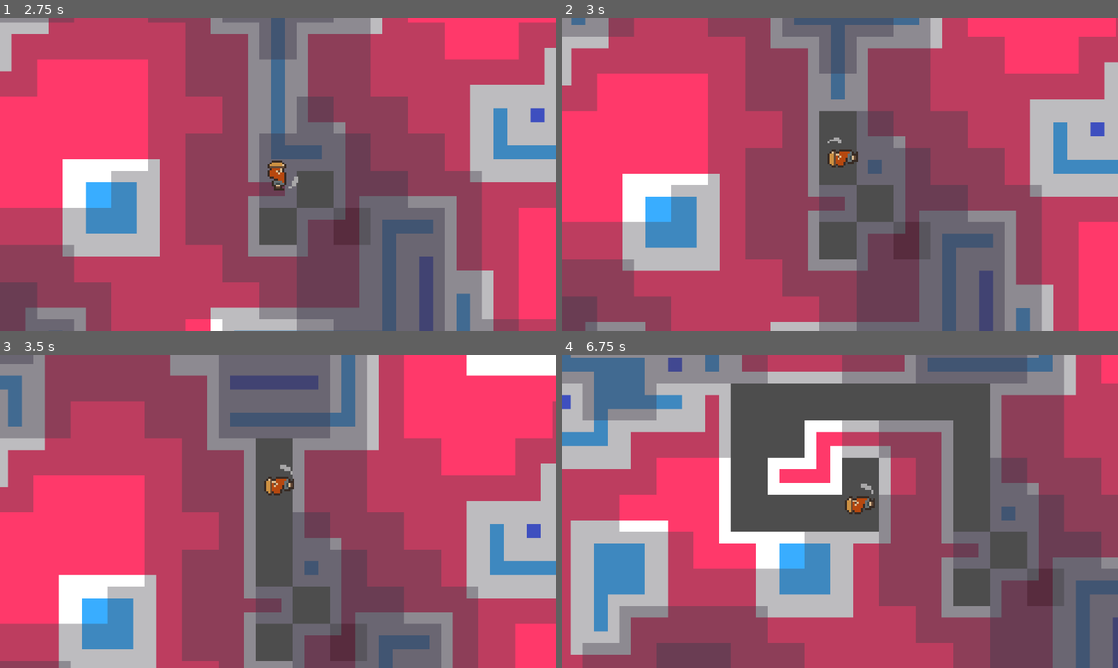
Above: before the commit, frames 1-4 (two rows, left to right).
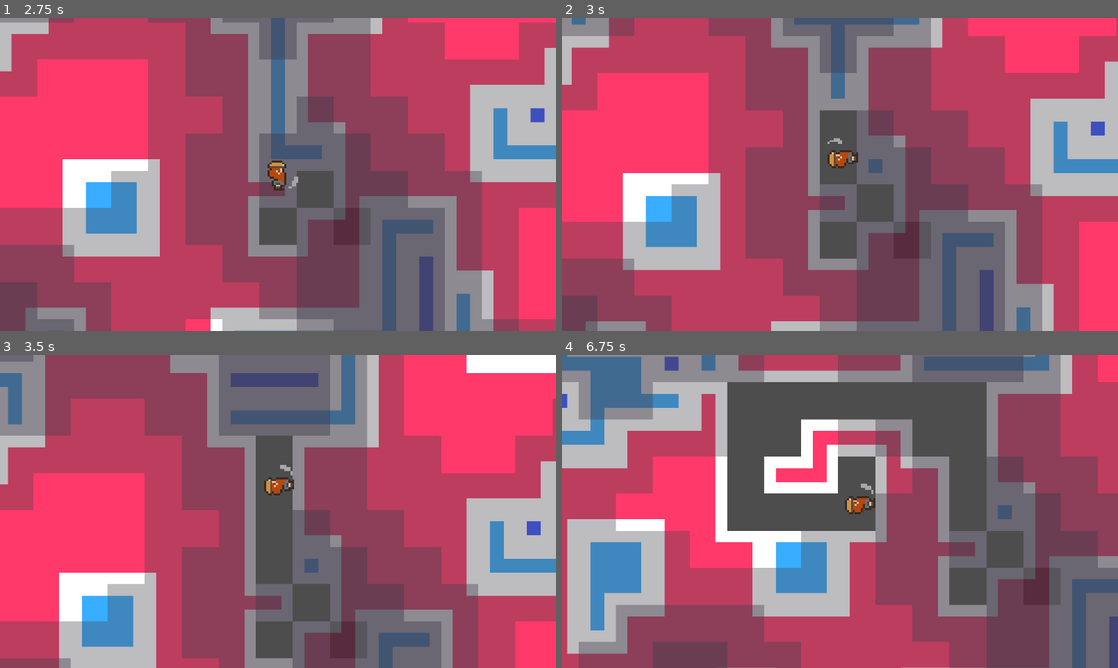
Above: after the commit, the same moments.

Repository: VileOar/ludum-dare-57
Game: Godot game, scene res://levels/main_level.tscn
Same seed, same stepped clock (60 frames per second), same inputs: the game is played once before the commit and once after it.
Inputs:
- Up to frame 1 (2.75 s): hold D (MoveRight) 0.53-1.28 s; hold 1 0.53-1.28 s; hold S (MoveDown) 1.28-2.03 s; tap 1 at 1.35 s; hold D (MoveRight) from 2.03 s (still down); hold 1 from 2.03 s (still down)
- Up to frame 2 (3 s): release D (MoveRight) at 2.78 s; release 1 at 2.78 s; hold W (MoveUp) from 2.78 s (still down); tap 1 at 2.85 s
- Up to frame 3 (3.5 s): keep holding W (MoveUp)
- Up to frame 4 (6.75 s): release W (MoveUp) at 3.53 s; hold 1 3.53-4.28 s; hold A (MoveLeft) 3.53-5.03 s; tap 1 at 4.35, 5.85 s; hold S (MoveDown) 5.03-5.78 s; hold 1 5.03-5.78 s; hold D (MoveRight) 5.78-6.53 s; hold W (MoveUp) from 6.53 s (still down); hold 1 from 6.53 s (still down)

Frame 1 is identical in both runs. In frame 2, 2.1% of the frame differs, in the area x 0-100%, y 0-100%; in frame 3, 4.7%; in frame 4, 12%.

Commit message:
fixed collisions

Diff:
--- a/assets/tilesets/tileset.tres
+++ b/assets/tilesets/tileset.tres
@@ -13,12 +13,12 @@
 0:0/0 = 0
 0:0/0/terrain_set = 0
 0:0/0/terrain = 0
-0:0/0/physics_layer_0/polygon_0/points = PackedVector2Array(-64, -64, 64, -64, 64, 64, -64, 64)
+0:0/0/physics_layer_0/polygon_0/points = PackedVector2Array(-64, -32, -32, -64, 32, -64, 64, -32, 64, 64, -64, 64)
 0:0/0/terrains_peering_bit/bottom_side = 0
 1:0/0 = 0
 1:0/0/terrain_set = 0
 1:0/0/terrain = 0
-1:0/0/physics_layer_0/polygon_0/points = PackedVector2Array(-64, -64, 64, -64, 64, 64, -64, 64)
+1:0/0/physics_layer_0/polygon_0/points = PackedVector2Array(64, -64, 64, 64, -64, 64, -64, -32, -32, -64)
 1:0/0/terrains_peering_bit/right_side = 0
 1:0/0/terrains_peering_bit/bottom_side = 0
 2:0/0 = 0
@@ -31,7 +31,7 @@
 3:0/0 = 0
 3:0/0/terrain_set = 0
 3:0/0/terrain = 0
-3:0/0/physics_layer_0/polygon_0/points = PackedVector2Array(-64, -64, 64, -64, 64, 64, -64, 64)
+3:0/0/physics_layer_0/polygon_0/points = PackedVector2Array(-64, -64, 32, -64, 64, -32, 64, 64, -64, 64)
 3:0/0/terrains_peering_bit/bottom_side = 0
 3:0/0/terrains_peering_bit/left_side = 0
 4:0/0 = 0
@@ -71,7 +71,7 @@
 8:0/0 = 0
 8:0/0/terrain_set = 0
 8:0/0/terrain = 0
-8:0/0/physics_layer_0/polygon_0/points = PackedVector2Array(-64, -64, 64, -64, 64, 64, -64, 64)
+8:0/0/physics_layer_0/polygon_0/points = PackedVector2Array(-64, -32, -32, -64, 64, -64, 64, 64, -64, 64)
 8:0/0/terrains_peering_bit/right_side = 0
 8:0/0/terrains_peering_bit/bottom_right_corner = 0
 8:0/0/terrains_peering_bit/bottom_side = 0
@@ -97,7 +97,7 @@
 11:0/0 = 0
 11:0/0/terrain_set = 0
 11:0/0/terrain = 0
-11:0/0/physics_layer_0/polygon_0/points = PackedVector2Array(-64, -64, 64, -64, 64, 64, -64, 64)
+11:0/0/physics_layer_0/polygon_0/points = PackedVector2Array(-64, -64, 32, -64, 64, -32, 64, 64, -64, 64)
 11:0/0/terrains_peering_bit/bottom_side = 0
 11:0/0/terrains_peering_bit/bottom_left_corner = 0
 11:0/0/terrains_peering_bit/left_side = 0
@@ -123,7 +123,7 @@
 11:3/0 = 0
 11:3/0/terrain_set = 0
 11:3/0/terrain = 0
-11:3/0/physics_layer_0/polygon_0/points = PackedVector2Array(-64, -64, 64, -64, 64, 64, -64, 64)
+11:3/0/physics_layer_0/polygon_0/points = PackedVector2Array(-64, -64, 64, -64, 64, 32, 32, 64, -64, 64)
 11:3/0/terrains_peering_bit/left_side = 0
 11:3/0/terrains_peering_bit/top_left_corner = 0
 11:3/0/terrains_peering_bit/top_side = 0
@@ -149,7 +149,7 @@
 8:3/0 = 0
 8:3/0/terrain_set = 0
 8:3/0/terrain = 0
-8:3/0/physics_layer_0/polygon_0/points = PackedVector2Array(-64, -64, 64, -64, 64, 64, -64, 64)
+8:3/0/physics_layer_0/polygon_0/points = PackedVector2Array(-64, -64, 64, -64, 64, 64, -32, 64, -64, 32)
 8:3/0/terrains_peering_bit/right_side = 0
 8:3/0/terrains_peering_bit/top_side = 0
 8:3/0/terrains_peering_bit/top_right_corner = 0
@@ -190,7 +190,7 @@
 3:3/0 = 0
 3:3/0/terrain_set = 0
 3:3/0/terrain = 0
-3:3/0/physics_layer_0/polygon_0/points = PackedVector2Array(-64, -64, 64, -64, 64, 64, -64, 64)
+3:3/0/physics_layer_0/polygon_0/points = PackedVector2Array(-64, -64, 32, -64, 64, -32, 64, 32, 32, 64, -64, 64)
 3:3/0/terrains_peering_bit/left_side = 0
 2:3/0 = 0
 2:3/0/terrain_set = 0
@@ -201,16 +201,16 @@
 1:3/0 = 0
 1:3/0/terrain_set = 0
 1:3/0/terrain = 0
-1:3/0/physics_layer_0/polygon_0/points = PackedVector2Array(-64, -64, 64, -64, 64, 64, -64, 64)
+1:3/0/physics_layer_0/polygon_0/points = PackedVector2Array(-64, -32, -32, -64, 64, -64, 64, 64, -32, 64, -64, 32)
 1:3/0/terrains_peering_bit/right_side = 0
 0:3/0 = 0
 0:3/0/terrain_set = 0
 0:3/0/terrain = 0
-0:3/0/physics_layer_0/polygon_0/points = PackedVector2Array(-64, -64, 64, -64, 64, 64, -64, 64)
+0:3/0/physics_layer_0/polygon_0/points = PackedVector2Array(-64, -32, -32, -64, 32, -64, 64, -32, 64, 32, 32, 64, -32, 64, -64, 32)
 0:2/0 = 0
 0:2/0/terrain_set = 0
 0:2/0/terrain = 0
-0:2/0/physics_layer_0/polygon_0/points = PackedVector2Array(-64, -64, 64, -64, 64, 64, -64, 64)
+0:2/0/physics_layer_0/polygon_0/points = PackedVector2Array(-64, -64, 64, -64, 64, 32, 32, 64, -32, 64, -64, 32)
 0:2/0/terrains_peering_bit/top_side = 0
 0:1/0 = 0
 0:1/0/terrain_set = 0
@@ -228,7 +228,7 @@
 1:2/0 = 0
 1:2/0/terrain_set = 0
 1:2/0/terrain = 0
-1:2/0/physics_layer_0/polygon_0/points = PackedVector2Array(-64, -64, 64, -64, 64, 64, -64, 64)
+1:2/0/physics_layer_0/polygon_0/points = PackedVector2Array(-64, -64, 64, -64, 64, 64, -32, 64, -64, 32)
 1:2/0/terrains_peering_bit/right_side = 0
 1:2/0/terrains_peering_bit/top_side = 0
 2:2/0 = 0
@@ -249,7 +249,7 @@
 3:2/0 = 0
 3:2/0/terrain_set = 0
 3:2/0/terrain = 0
-3:2/0/physics_layer_0/polygon_0/points = PackedVector2Array(-64, -64, 64, -64, 64, 64, -64, 64)
+3:2/0/physics_layer_0/polygon_0/points = PackedVector2Array(-64, -64, 64, -64, 64, 32, 32, 64, -64, 64)
 3:2/0/terrains_peering_bit/left_side = 0
 3:2/0/terrains_peering_bit/top_side = 0
 3:1/0 = 0
@@ -394,13 +394,13 @@
 0:0/0 = 0
 0:0/0/terrain_set = 0
 0:0/0/terrain = 1
-0:0/0/physics_layer_0/polygon_0/points = PackedVector2Array(-64, -64, 64, -64, 64, 64, -64, 64)
+0:0/0/physics_layer_0/polygon_0/points = PackedVector2Array(-64, -32, -32, -64, 32, -64, 64, -32, 64, 64, -64, 64)
 0:0/0/terrains_peering_bit/bottom_side = 1
 0:0/0/custom_data_0 = 1
 1:0/0 = 0
 1:0/0/terrain_set = 0
 1:0/0/terrain = 1
-1:0/0/physics_layer_0/polygon_0/points = PackedVector2Array(-64, -64, 64, -64, 64, 64, -64, 64)
+1:0/0/physics_layer_0/polygon_0/points = PackedVector2Array(-64, -32, -32, -64, 64, -64, 64, 64, -64, 64)
 1:0/0/terrains_peering_bit/right_side = 1
 1:0/0/terrains_peering_bit/bottom_side = 1
 1:0/0/custom_data_0 = 1
@@ -415,7 +415,7 @@
 3:0/0 = 0
 3:0/0/terrain_set = 0
 3:0/0/terrain = 1
-3:0/0/physics_layer_0/polygon_0/points = PackedVector2Array(-64, -64, 64, -64, 64, 64, -64, 64)
+3:0/0/physics_layer_0/polygon_0/points = PackedVector2Array(-64, -64, 32, -64, 64, -32, 64, 64, -64, 64)
 3:0/0/terrains_peering_bit/bottom_side = 1
 3:0/0/terrains_peering_bit/left_side = 1
 3:0/0/custom_data_0 = 1
@@ -460,7 +460,7 @@
 8:0/0 = 0
 8:0/0/terrain_set = 0
 8:0/0/terrain = 1
-8:0/0/physics_layer_0/polygon_0/points = PackedVector2Array(-64, -64, 64, -64, 64, 64, -64, 64)
+8:0/0/physics_layer_0/polygon_0/points = PackedVector2Array(-32, -64, 64, -64, 64, 64, -64, 64, -64, -32)
 8:0/0/terrains_peering_bit/right_side = 1
 8:0/0/terrains_peering_bit/bottom_right_corner = 1
 8:0/0/terrains_peering_bit/bottom_side = 1
@@ -489,7 +489,7 @@
 11:0/0 = 0
 11:0/0/terrain_set = 0
 11:0/0/terrain = 1
-11:0/0/physics_layer_0/polygon_0/points = PackedVector2Array(-64, -64, 64, -64, 64, 64, -64, 64)
+11:0/0/physics_layer_0/polygon_0/points = PackedVector2Array(-64, -64, 32, -64, 64, -32, 64, 64, -64, 64)
 11:0/0/terrains_peering_bit/bottom_side = 1
 11:0/0/terrains_peering_bit/bottom_left_corner = 1
 11:0/0/terrains_peering_bit/left_side = 1
@@ -518,7 +518,7 @@
 11:3/0 = 0
 11:3/0/terrain_set = 0
 11:3/0/terrain = 1
-11:3/0/physics_layer_0/polygon_0/points = PackedVector2Array(-64, -64, 64, -64, 64, 64, -64, 64)
+11:3/0/physics_layer_0/polygon_0/points = PackedVector2Array(-64, -64, 64, -64, 64, 32, 32, 64, -64, 64)
 11:3/0/terrains_peering_bit/left_side = 1
 11:3/0/terrains_peering_bit/top_left_corner = 1
 11:3/0/terrains_peering_bit/top_side = 1
@@ -547,7 +547,7 @@
 8:3/0 = 0
 8:3/0/terrain_set = 0
 8:3/0/terrain = 1
-8:3/0/physics_layer_0/polygon_0/points = PackedVector2Array(-64, -64, 64, -64, 64, 64, -64, 64)
+8:3/0/physics_layer_0/polygon_0/points = PackedVector2Array(-64, -64, 64, -64, 64, 64, -32, 64, -64, 32)
 8:3/0/terrains_peering_bit/right_side = 1
 8:3/0/terrains_peering_bit/top_side = 1
 8:3/0/terrains_peering_bit/top_right_corner = 1
@@ -593,7 +593,7 @@
 3:3/0 = 0
 3:3/0/terrain_set = 0
 3:3/0/terrain = 1
-3:3/0/physics_layer_0/polygon_0/points = PackedVector2Array(-64, -64, 64, -64, 64, 64, -64, 64)
+3:3/0/physics_layer_0/polygon_0/points = PackedVector2Array(-64, -64, 32, -64, 64, -32, 64, 32, 32, 64, -64, 64)
 3:3/0/terrains_peering_bit/left_side = 1
 3:3/0/custom_data_0 = 1
 2:3/0 = 0
@@ -606,18 +606,18 @@
 1:3/0 = 0
 1:3/0/terrain_set = 0
 1:3/0/terrain = 1
-1:3/0/physics_layer_0/polygon_0/points = PackedVector2Array(-64, -64, 64, -64, 64, 64, -64, 64)
+1:3/0/physics_layer_0/polygon_0/points = PackedVector2Array(-64, -32, -32, -64, 64, -64, 64, 64, -32, 64, -64, 32)
 1:3/0/terrains_peering_bit/right_side = 1
 1:3/0/custom_data_0 = 1
 0:3/0 = 0
 0:3/0/terrain_set = 0
 0:3/0/terrain = 1
-0:3/0/physics_layer_0/polygon_0/points = PackedVector2Array(-64, -64, 64, -64, 64, 64, -64, 64)
+0:3/0/physics_layer_0/polygon_0/points = PackedVector2Array(-64, -32, -32, -64, 32, -64, 64, -32, 64, 32, 32, 64, -32, 64, -64, 32)
 0:3/0/custom_data_0 = 1
 0:2/0 = 0
 0:2/0/terrain_set = 0
 0:2/0/terrain = 1
-0:2/0/physics_layer_0/polygon_0/points = PackedVector2Array(-64, -64, 64, -64, 64, 64, -64, 64)
+0:2/0/physics_layer_0/polygon_0/points = PackedVector2Array(-64, -64, 64, -64, 64, 32, 32, 64, -32, 64, -64, 32)
 0:2/0/terrains_peering_bit/top_side = 1
 0:2/0/custom_data_0 = 1
 0:1/0 = 0
@@ -655,7 +655,7 @@
 1:2/0 = 0
 1:2/0/terrain_set = 0
 1:2/0/terrain = 1
-1:2/0/physics_layer_0/polygon_0/points = PackedVector2Array(-64, -64, 64, -64, 64, 64, -64, 64)
+1:2/0/physics_layer_0/polygon_0/points = PackedVector2Array(-64, -64, 64, -64, 64, 64, -32, 64, -64, 32)
 1:2/0/terrains_peering_bit/right_side = 1
 1:2/0/terrains_peering_bit/top_side = 1
 1:2/0/custom_data_0 = 1
@@ -670,7 +670,7 @@
 3:2/0 = 0
 3:2/0/terrain_set = 0
 3:2/0/terrain = 1
-3:2/0/physics_layer_0/polygon_0/points = PackedVector2Array(-64, -64, 64, -64, 64, 64, -64, 64)
+3:2/0/physics_layer_0/polygon_0/points = PackedVector2Array(-64, -64, 64, -64, 64, 32, 32, 64, -64, 64)
 3:2/0/terrains_peering_bit/left_side = 1
 3:2/0/terrains_peering_bit/top_side = 1
 3:2/0/custom_data_0 = 1
@@ -822,13 +822,13 @@
 0:0/0 = 0
 0:0/0/terrain_set = 0
 0:0/0/terrain = 2
-0:0/0/physics_layer_0/polygon_0/points = PackedVector2Array(-64, -64, 64, -64, 64, 64, -64, 64)
+0:0/0/physics_layer_0/polygon_0/points = PackedVector2Array(-64, -32, -32, -64, 32, -64, 64, -32, 64, 64, -64, 64)
 0:0/0/terrains_peering_bit/bottom_side = 2
 0:0/0/custom_data_0 = 2
 1:0/0 = 0
 1:0/0/terrain_set = 0
 1:0/0/terrain = 2
-1:0/0/physics_layer_0/polygon_0/points = PackedVector2Array(-64, -64, 64, -64, 64, 64, -64, 64)
+1:0/0/physics_layer_0/polygon_0/points = PackedVector2Array(-64, -32, -32, -64, 64, -64, 64, 64, -64, 64)
 1:0/0/terrains_peering_bit/right_side = 2
 1:0/0/terrains_peering_bit/bottom_side = 2
 1:0/0/custom_data_0 = 2
@@ -843,7 +843,7 @@
 3:0/0 = 0
 3:0/0/terrain_set = 0
 3:0/0/terrain = 2
-3:0/0/physics_layer_0/polygon_0/points = PackedVector2Array(-64, -64, 64, -64, 64, 64, -64, 64)
+3:0/0/physics_layer_0/polygon_0/points = PackedVector2Array(-64, -64, 32, -64, 64, -32, 64, 64, -64, 64)
 3:0/0/terrains_peering_bit/bottom_side = 2
 3:0/0/terrains_peering_bit/left_side = 2
 3:0/0/custom_data_0 = 2
@@ -888,7 +888,7 @@
 8:0/0 = 0
 8:0/0/terrain_set = 0
 8:0/0/terrain = 2
-8:0/0/physics_layer_0/polygon_0/points = PackedVector2Array(-64, -64, 64, -64, 64, 64, -64, 64)
+8:0/0/physics_layer_0/polygon_0/points = PackedVector2Array(-64, -32, -32, -64, 64, -64, 64, 64, -64, 64)
 8:0/0/terrains_peering_bit/right_side = 2
 8:0/0/terrains_peering_bit/bottom_right_corner = 2
 8:0/0/terrains_peering_bit/bottom_side = 2
@@ -917,7 +917,7 @@
 11:0/0 = 0
 11:0/0/terrain_set = 0
 11:0/0/terrain = 2
-11:0/0/physics_layer_0/polygon_0/points = PackedVector2Array(-64, -64, 64, -64, 64, 64, -64, 64)
+11:0/0/physics_layer_0/polygon_0/points = PackedVector2Array(-64, -64, 32, -64, 64, -32, 64, 64, -64, 64)
 11:0/0/terrains_peering_bit/bottom_side = 2
 11:0/0/terrains_peering_bit/bottom_left_corner = 2
 11:0/0/terrains_peering_bit/left_side = 2
@@ -946,7 +946,7 @@
 11:3/0 = 0
 11:3/0/terrain_set = 0
 11:3/0/terrain = 2
-11:3/0/physics_layer_0/polygon_0/points = PackedVector2Array(-64, -64, 64, -64, 64, 64, -64, 64)
+11:3/0/physics_layer_0/polygon_0/points = PackedVector2Array(-64, -64, 64, -64, 64, 32, 32, 64, -64, 64)
 11:3/0/terrains_peering_bit/left_side = 2
 11:3/0/terrains_peering_bit/top_left_corner = 2
 11:3/0/terrains_peering_bit/top_side = 2
@@ -975,7 +975,7 @@
 8:3/0 = 0
 8:3/0/terrain_set = 0
 8:3/0/terrain = 2
-8:3/0/physics_layer_0/polygon_0/points = PackedVector2Array(-64, -64, 64, -64, 64, 64, -64, 64)
+8:3/0/physics_layer_0/polygon_0/points = PackedVector2Array(-64, -64, 64, -64, 64, 64, -32, 64, -64, 32)
 8:3/0/terrains_peering_bit/right_side = 2
 8:3/0/terrains_peering_bit/top_side = 2
 8:3/0/terrains_peering_bit/top_right_corner = 2
@@ -1021,7 +1021,7 @@
 3:3/0 = 0
 3:3/0/terrain_set = 0
 3:3/0/terrain = 2
-3:3/0/physics_layer_0/polygon_0/points = PackedVector2Array(-64, -64, 64, -64, 64, 64, -64, 64)
+3:3/0/physics_layer_0/polygon_0/points = PackedVector2Array(-64, -64, 32, -64, 64, -32, 64, 32, 32, 64, -64, 64)
 3:3/0/terrains_peering_bit/left_side = 2
 3:3/0/custom_data_0 = 2
 2:3/0 = 0
@@ -1034,18 +1034,18 @@
 1:3/0 = 0
 1:3/0/terrain_set = 0
 1:3/0/terrain = 2
-1:3/0/physics_layer_0/polygon_0/points = PackedVector2Array(-64, -64, 64, -64, 64, 64, -64, 64)
+1:3/0/physics_layer_0/polygon_0/points = PackedVector2Array(-32, -64, 64, -64, 64, 64, -32, 64, -64, 32, -64, -32)
 1:3/0/terrains_peering_bit/right_side = 2
 1:3/0/custom_data_0 = 2
 0:3/0 = 0
 0:3/0/terrain_set = 0
 0:3/0/terrain = 2
-0:3/0/physics_layer_0/polygon_0/points = PackedVector2Array(-64, -64, 64, -64, 64, 64, -64, 64)
+0:3/0/physics_layer_0/polygon_0/points = PackedVector2Array(64, -32, 64, 32, 32, 64, -32, 64, -64, 32, -64, -32, -32, -64, 32, -64)
 0:3/0/custom_data_0 = 2
 0:2/0 = 0
 0:2/0/terrain_set = 0
 0:2/0/terrain = 2
-0:2/0/physics_layer_0/polygon_0/points = PackedVector2Array(-64, -64, 64, -64, 64, 64, -64, 64)
+0:2/0/physics_layer_0/polygon_0/points = PackedVector2Array(-64, -64, 64, -64, 64, 32, 32, 64, -32, 64, -64, 32)
 0:2/0/terrains_peering_bit/top_side = 2
 0:2/0/custom_data_0 = 2
 0:1/0 = 0
@@ -1066,7 +1066,7 @@
 1:2/0 = 0
 1:2/0/terrain_set = 0
 1:2/0/terrain = 2
-1:2/0/physics_layer_0/polygon_0/points = PackedVector2Array(-64, -64, 64, -64, 64, 64, -64, 64)
+1:2/0/physics_layer_0/polygon_0/points = PackedVector2Array(-64, -64, 64, -64, 64, 64, -32, 64, -64, 32)
 1:2/0/terrains_peering_bit/right_side = 2
 1:2/0/terrains_peering_bit/top_side = 2
 1:2/0/custom_data_0 = 2
@@ -1081,7 +1081,7 @@
 3:2/0 = 0
 3:2/0/terrain_set = 0
 3:2/0/terrain = 2
-3:2/0/physics_layer_0/polygon_0/points = PackedVector2Array(-64, -64, 64, -64, 64, 64, -64, 64)
+3:2/0/physics_layer_0/polygon_0/points = PackedVector2Array(-64, -64, 64, -64, 64, 32, 32, 64, -64, 64)
 3:2/0/terrains_peering_bit/left_side = 2
 3:2/0/terrains_peering_bit/top_side = 2
 3:2/0/custom_data_0 = 2
@@ -1250,7 +1250,7 @@
 0:0/0 = 0
 0:0/0/terrain_set = 0
 0:0/0/terrain = 3
-0:0/0/physics_layer_0/polygon_0/points = PackedVector2Array(-64, -64, 64, -64, 64, 64, -64, 64)
+0:0/0/physics_layer_0/polygon_0/points = PackedVector2Array(-64, -32, -32, -64, 32, -64, 64, -32, 64, 64, -64, 64)
 0:0/0/terrains_peering_bit/bottom_side = 3
 0:0/0/custom_data_0 = 3
 0:1/0 = 0
@@ -1263,24 +1263,24 @@
 0:2/0 = 0
 0:2/0/terrain_set = 0
 0:2/0/terrain = 3
-0:2/0/physics_layer_0/polygon_0/points = PackedVector2Array(-64, -64, 64, -64, 64, 64, -64, 64)
+0:2/0/physics_layer_0/polygon_0/points = PackedVector2Array(-64, -64, 64, -64, 64, 32, 32, 64, -32, 64, -64, 32)
 0:2/0/terrains_peering_bit/top_side = 3
 0:2/0/custom_data_0 = 3
 0:3/0 = 0
 0:3/0/terrain_set = 0
 0:3/0/terrain = 3
-0:3/0/physics_layer_0/polygon_0/points = PackedVector2Array(-64, -64, 64, -64, 64, 64, -64, 64)
+0:3/0/physics_layer_0/polygon_0/points = PackedVector2Array(-64, -32, -32, -64, 32, -64, 64, -32, 64, 32, 32, 64, -32, 64, -64, 32)
 0:3/0/custom_data_0 = 3
 1:3/0 = 0
 1:3/0/terrain_set = 0
 1:3/0/terrain = 3
-1:3/0/physics_layer_0/polygon_0/points = PackedVector2Array(-64, -64, 64, -64, 64, 64, -64, 64)
+1:3/0/physics_layer_0/polygon_0/points = PackedVector2Array(-64, -32, -32, -64, 64, -64, 64, 64, -32, 64, -64, 32)
 1:3/0/terrains_peering_bit/right_side = 3
 1:3/0/custom_data_0 = 3
 1:2/0 = 0
 1:2/0/terrain_set = 0
 1:2/0/terrain = 3
-1:2/0/physics_layer_0/polygon_0/points = PackedVector2Array(-64, -64, 64, -64, 64, 64, -64, 64)
+1:2/0/physics_layer_0/polygon_0/points = PackedVector2Array(-64, -64, 64, -64, 64, 64, -32, 64, -64, 32)
 1:2/0/terrains_peering_bit/right_side = 3
 1:2/0/terrains_peering_bit/top_side = 3
 1:2/0/custom_data_0 = 3
@@ -1295,7 +1295,7 @@
 1:0/0 = 0
 1:0/0/terrain_set = 0
 1:0/0/terrain = 3
-1:0/0/physics_layer_0/polygon_0/points = PackedVector2Array(-64, -64, 64, -64, 64, 64, -64, 64)
+1:0/0/physics_layer_0/polygon_0/points = PackedVector2Array(-64, -32, -32, -64, 64, -64, 64, 64, -64, 64)
 1:0/0/terrains_peering_bit/right_side = 3
 1:0/0/terrains_peering_bit/bottom_side = 3
 1:0/0/custom_data_0 = 3
@@ -1334,7 +1334,7 @@
 3:2/0 = 0
 3:2/0/terrain_set = 0
 3:2/0/terrain = 3
-3:2/0/physics_layer_0/polygon_0/points = PackedVector2Array(-64, -64, 64, -64, 64, 64, -64, 64)
+3:2/0/physics_layer_0/polygon_0/points = PackedVector2Array(-64, -64, 64, -64, 64, 32, 32, 64, -64, 64)
 3:2/0/terrains_peering_bit/left_side = 3
 3:2/0/terrains_peering_bit/top_side = 3
 3:2/0/custom_data_0 = 3
@@ -1349,7 +1349,7 @@
 3:0/0 = 0
 3:0/0/terrain_set = 0
 3:0/0/terrain = 3
-3:0/0/physics_layer_0/polygon_0/points = PackedVector2Array(-64, -64, 64, -64, 64, 64, -64, 64)
+3:0/0/physics_layer_0/polygon_0/points = PackedVector2Array(-64, -64, 32, -64, 64, -32, 64, 64, -64, 64)
 3:0/0/terrains_peering_bit/bottom_side = 3
 3:0/0/terrains_peering_bit/left_side = 3
 3:0/0/custom_data_0 = 3
@@ -1467,7 +1467,7 @@
 3:3/0 = 0
 3:3/0/terrain_set = 0
 3:3/0/terrain = 3
-3:3/0/physics_layer_0/polygon_0/points = PackedVector2Array(-64, -64, 64, -64, 64, 64, -64, 64)
+3:3/0/physics_layer_0/polygon_0/points = PackedVector2Array(-64, -64, 32, -64, 64, -32, 64, 32, 32, 64, -64, 64)
 3:3/0/terrains_peering_bit/left_side = 3
 3:3/0/custom_data_0 = 3
 4:1/0 = 0
@@ -1522,7 +1522,7 @@
 8:0/0 = 0
 8:0/0/terrain_set = 0
 8:0/0/terrain = 3
-8:0/0/physics_layer_0/polygon_0/points = PackedVector2Array(-64, -64, 64, -64, 64, 64, -64, 64)
+8:0/0/physics_layer_0/polygon_0/points = PackedVector2Array(-32, -64, 64, -64, 64, 64, -64, 64, -64, -32)
 8:0/0/terrains_peering_bit/right_side = 3
 8:0/0/terrains_peering_bit/bottom_right_corner = 3
 8:0/0/terrains_peering_bit/bottom_side = 3
@@ -1551,7 +1551,7 @@
 8:3/0 = 0
 8:3/0/terrain_set = 0
 8:3/0/terrain = 3
-8:3/0/physics_layer_0/polygon_0/points = PackedVector2Array(-64, -64, 64, -64, 64, 64, -64, 64)
+8:3/0/physics_layer_0/polygon_0/points = PackedVector2Array(-64, -64, 64, -64, 64, 64, -32, 64, -64, 32)
 8:3/0/terrains_peering_bit/right_side = 3
 8:3/0/terrains_peering_bit/top_side = 3
 8:3/0/terrains_peering_bit/top_right_corner = 3
@@ -1636,7 +1636,7 @@
 11:3/0 = 0
 11:3/0/terrain_set = 0
 11:3/0/terrain = 3
-11:3/0/physics_layer_0/polygon_0/points = PackedVector2Array(-64, -64, 64, -64, 64, 64, -64, 64)
+11:3/0/physics_layer_0/polygon_0/points = PackedVector2Array(-64, -64, 64, -64, 64, 32, 32, 64, -64, 64)
 11:3/0/terrains_peering_bit/left_side = 3
 11:3/0/terrains_peering_bit/top_left_corner = 3
 11:3/0/terrains_peering_bit/top_side = 3
@@ -1655,7 +1655,7 @@
 11:0/0 = 0
 11:0/0/terrain_set = 0
 11:0/0/terrain = 3
-11:0/0/physics_layer_0/polygon_0/points = PackedVector2Array(-64, -64, 64, -64, 64, 64, -64, 64)
+11:0/0/physics_layer_0/polygon_0/points = PackedVector2Array(-64, -64, 32, -64, 64, -32, 64, 64, -64, 64)
 11:0/0/terrains_peering_bit/bottom_side = 3
 11:0/0/terrains_peering_bit/bottom_left_corner = 3
 11:0/0/terrains_peering_bit/left_side = 3
--- a/levels/main_level.tscn
+++ b/levels/main_level.tscn
@@ -9,3 +9,4 @@
 
 [node name="Player" parent="." instance=ExtResource("2_0vhbo")]
 position = Vector2(960, 540)
+motion_mode = 1
